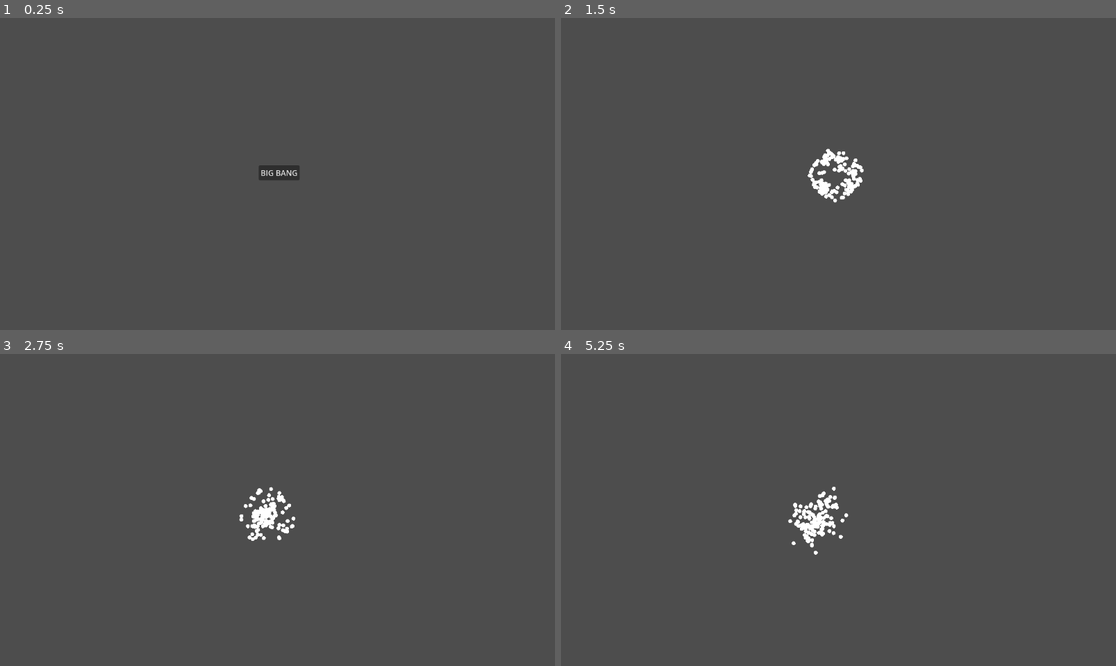
Above: before the commit, frames 1-4 (two rows, left to right).
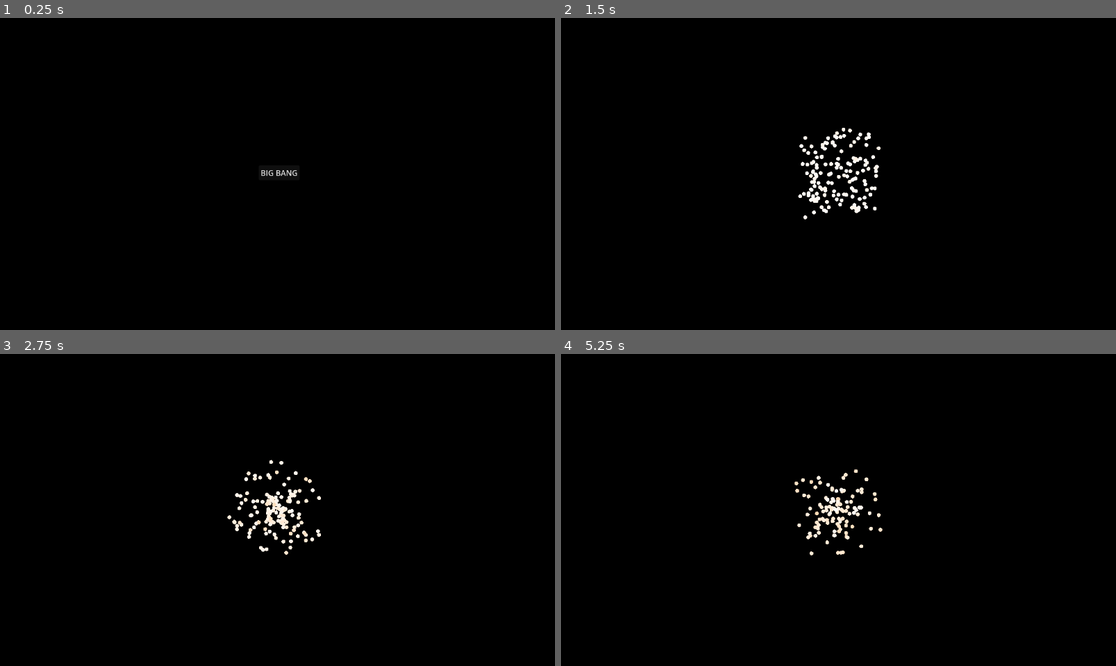
Above: after the commit, the same moments.

Repository: bradlloy95/universe
Game: Godot game, scene res://Scenes/Main.tscn
Same seed, same stepped clock (60 frames per second), same inputs: the game is played once before the commit and once after it.
Inputs:
- Up to frame 1 (0.25 s): no input
- Up to frame 2 (1.5 s): click "BIG BANG" at 0.5 s
- Up to frame 3 (2.75 s): no input
- Up to frame 4 (5.25 s): no input

The runs differ from the first frame. In frame 1, 100% of the frame differs, in the area x 0-100%, y 0-100%; in frame 2, 100%; in frame 3, 100%; in frame 4, 100%.

Commit message:
added collisions, mass and brighness and camera follows cent of mass

Diff:
--- a/universe/Scenes/Main.tscn
+++ b/universe/Scenes/Main.tscn
@@ -4,8 +4,6 @@
 
 [node name="Main" type="Node2D"]
 script = ExtResource("1_r150o")
-particles_created = 150
-gravity_strength = 5000.0
 
 [node name="FlashTimer" type="Timer" parent="."]
 wait_time = 0.1
@@ -21,5 +19,8 @@
 
 [node name="Particles" type="Node2D" parent="."]
 
+[node name="Camera2D" type="Camera2D" parent="."]
+position = Vector2(576, 324)
+
 [connection signal="timeout" from="FlashTimer" to="." method="_on_flash_timer_timeout"]
 [connection signal="pressed" from="Button" to="." method="_on_button_pressed"]
--- a/universe/Scripts/main.gd
+++ b/universe/Scripts/main.gd
@@ -2,27 +2,46 @@
 
 # load particle scene
 var particle_scene = preload("res://Scenes/particle.tscn")
-@export var particles_created := 100
+@export var particles_created := 150
 
-var centre_screen : Vector2
+var centre_screen := Vector2(576, 324)
 
 var flash = false
 
-@export var gravity_strength = 1000.0
+@export var gravity_strength = 500.0
 @export var minimum_gravity_distance = 100.0
+@export var collision_temperature := 950.0
+@export var collision_heat := 50.0
+
+
+var collision_detection_enabled = false
 
 # Called when the node enters the scene tree for the first time.
 func _ready() -> void:
-	centre_screen = get_viewport().get_visible_rect().size/2
+	#centre_screen = get_viewport().get_visible_rect().size/2
 	print(gravity_strength)
 
 # Called every frame. 'delta' is the elapsed time since the previous frame.
 func _process(delta: float) -> void:
 	var particles = $Particles.get_children()
+	if particles.size() > 0:
+		var centre_of_mass = get_centre_of_mass(particles)
+		$Camera2D.position = $Camera2D.position.lerp(centre_of_mass, 2.0 * delta)
 
 	for i in range(particles.size()):
 		for j in range(i + 1, particles.size()):
 			calculate_gravity(particles[i], particles[j])
+
+			if particles[i].merging or particles[j].merging:
+				continue
+
+			if particles_are_touching(particles[i],particles[j]):
+				if particles[i].temperature < collision_temperature and particles[j].temperature < collision_temperature:
+					particles[i].merging = true
+					particles[j].merging = true
+
+					merge_particles(particles[i], particles[j])
+
 
 
 func _on_button_pressed() -> void:
@@ -33,7 +52,7 @@
 	for i in range(particles_created):
 
 		var particle = particle_scene.instantiate()
-		particle.position = centre_screen
+		particle.position = get_start_position()
 		particle.velocity = get_velocity()
 		particle.mass = get_rand_mass()
 		$Particles.add_child(particle)
@@ -49,9 +68,11 @@
 func get_rand_mass():
 	return randf_range(0.5, 2.0)
 
+func get_start_position():
+	return centre_screen + Vector2.from_angle(randf() * TAU) * randf_range(0.0, 100.0)
 func _draw() -> void:
 	if flash:
-		draw_circle(centre_screen, 30, Color.WHITE)
+		draw_circle(centre_screen, 50, Color.WHITE)
 
 func _on_flash_timer_timeout() -> void:
 	flash = false
@@ -81,3 +102,36 @@
 	particle_a.apply_force(gravity_force / particle_a.mass)
 	# we add minus so its pulled towards A
 	particle_b.apply_force(-gravity_force / particle_b.mass)
+
+func particles_are_touching(particle_a, particle_b):
+	var distance = particle_a.position.distance_to(particle_b.position)
+
+	return distance < particle_a.radius + particle_b.radius
+
+func merge_particles(particle_A, particle_B):
+	var new_particle = particle_scene.instantiate()
+	new_particle.position = (particle_A.position + particle_B.position)/ 2.0
+	new_particle.mass = particle_A.mass + particle_B.mass
+	new_particle.temperature = (particle_A.temperature + particle_B.temperature) / 2.0 + collision_heat
+	#new_particle.radius = sqrt(new_particle.mass) * 4.0
+	new_particle.velocity = (
+		particle_A.velocity * particle_A.mass +
+		particle_B.velocity * particle_B.mass) / new_particle.mass
+	$Particles.add_child(new_particle)
+
+	particle_A.queue_free()
+	particle_B.queue_free()
+
+func get_centre_of_mass(particles):
+	var total_mass = 0.0
+	var weightrd_position = Vector2.ZERO
+
+	for particle in particles:
+		total_mass += particle.mass
+		weightrd_position += particle.position * particle.mass
+
+
+	if total_mass == 0:
+		return Vector2.ZERO
+
+	return weightrd_position / total_mass
--- a/universe/Scripts/particle.gd
+++ b/universe/Scripts/particle.gd
@@ -2,15 +2,42 @@
 
 var velocity = Vector2.ZERO
 var mass := 1.0
+var touching = false
+var merging = false
+@export var temperature := 1000.0
+@export var radius := 4.0
 
 # Called when the node enters the scene tree for the first time.
 func _ready() -> void:
 	queue_redraw()
+
 func _process(delta: float) -> void:
 	position += velocity * delta
+	temperature -= 15.0 * delta / mass
+	queue_redraw()
+
 
 func _draw() -> void:
-	draw_circle(Vector2.ZERO, 4, Color.WHITE)
+	var heat = clamp(temperature / 1000.0, 0.0, 1.0)
+
+	var particle_color : Color
+
+	if heat > 0.75:
+		particle_color = Color(1.0,1.0,1.0).lerp(Color(1.0,0.5,0.0), (1.0 - heat) / 0.25)
+	elif heat > 0.5:
+		particle_color = Color(1.0,0.5,0.0).lerp(Color(1.0,0.0,0.0), (0.75 - heat) / 0.25)
+	elif heat > 0.25:
+		particle_color = Color(1.0,0.0,0.0).lerp(Color(0.4,0.0,0.0), (0.5 - heat) / 0.25)
+	else:
+		particle_color = Color(0.4,0.0,0.0).lerp(Color(0.05,0.05,0.05), (0.25 - heat) / 0.25)
+
+
+	var size = radius
+
+	if touching:
+		print("touching")
+		size = radius * 1.5
+	draw_circle(Vector2.ZERO, size, particle_color)
 
 func apply_force(force: Vector2):
 	velocity += force
--- a/universe/project.godot
+++ b/universe/project.godot
@@ -13,3 +13,7 @@
 config/name="universe"
 run/main_scene="uid://dfwk8hleemchx"
 config/features=PackedStringArray("4.4", "Forward Plus")
+
+[rendering]
+
+environment/defaults/default_clear_color=Color(0, 0, 0, 1)
